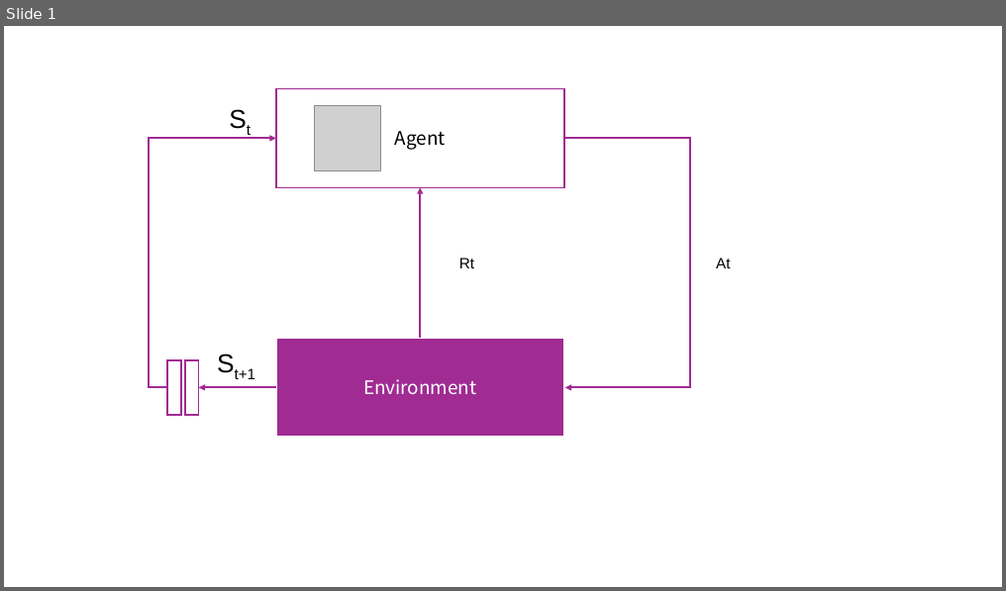
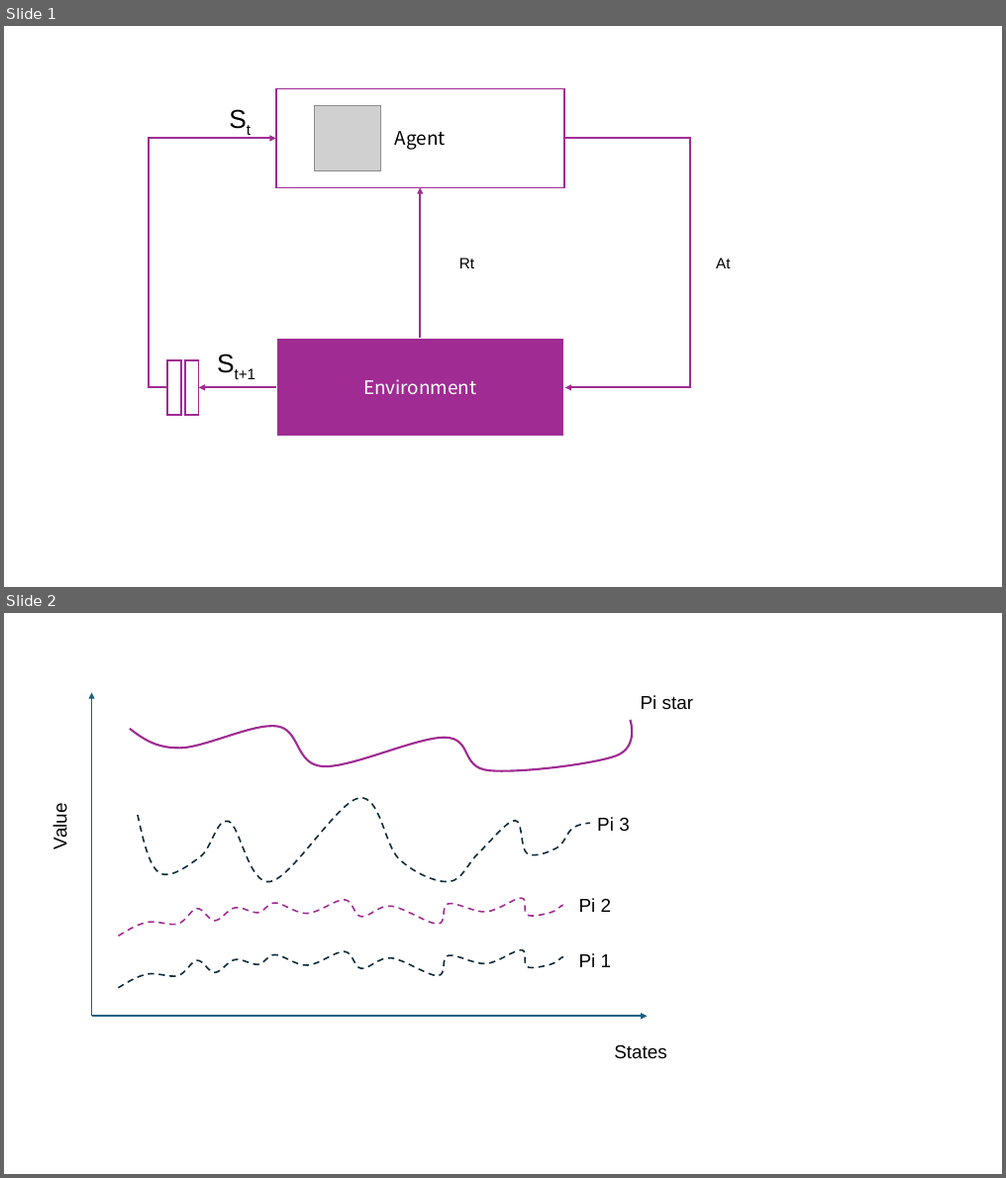
Before and after one commit to samrullo/reinforcement_learning, a slide deck: docs/rl_slides.pptx. Shown one above the other, each under a label of ours: slide 1 before the commit, slides 1 and 2 after it. The pictures are 1006x591 and 1006x1178 pixels, drawn with LibreOffice and Linux fonts; fonts in the diff are those of the drawing; grey boxes stand for pictures. Boxes give left, top, right and bottom in pixels: in the first picture for what was removed or moved away, otherwise in the second. Text is boxed around its words. In the diff, an @@ line names an element or a change of style, - is before the commit and + after.

```diff
--- a/docs/rl_slides.pptx
+++ b/docs/rl_slides.pptx
@@ slide 2 added at (4, 613, 1002, 1174), background #FFFFFF @@
@@ arrow added from (91, 1017) to (91, 692), #156082 1.5 pt @@
@@ text added at (641, 695, 693, 709), 18 pt, text #000000 @@
+Pi star
@@ freeform shape added at (130, 720, 632, 771), outline #A02B93 2 pt @@
@@ text added at (50, 807, 70, 849), 18 pt, text #000000 @@
+Value
@@ freeform shape added at (138, 798, 589, 881), outline #092A39 1.5 pt dashed @@
@@ text added at (597, 817, 630, 831), 18 pt, text #000000 @@
+Pi 3
@@ freeform shape added at (119, 898, 564, 937), outline #A02B93 1.5 pt dashed @@
@@ text added at (579, 898, 612, 912), 18 pt, text #000000 @@
+Pi 2
@@ freeform shape added at (119, 951, 564, 989), outline #092A39 1.5 pt dashed @@
@@ text added at (579, 954, 612, 967), 18 pt, text #000000 @@
+Pi 1
@@ arrow added from (91, 1017) to (648, 1017), #156082 1.5 pt @@
@@ text added at (614, 1045, 667, 1059), 18 pt, text #000000 @@
+States
```
Also in this commit, not shown: 2 other slides added, 5 other files.
